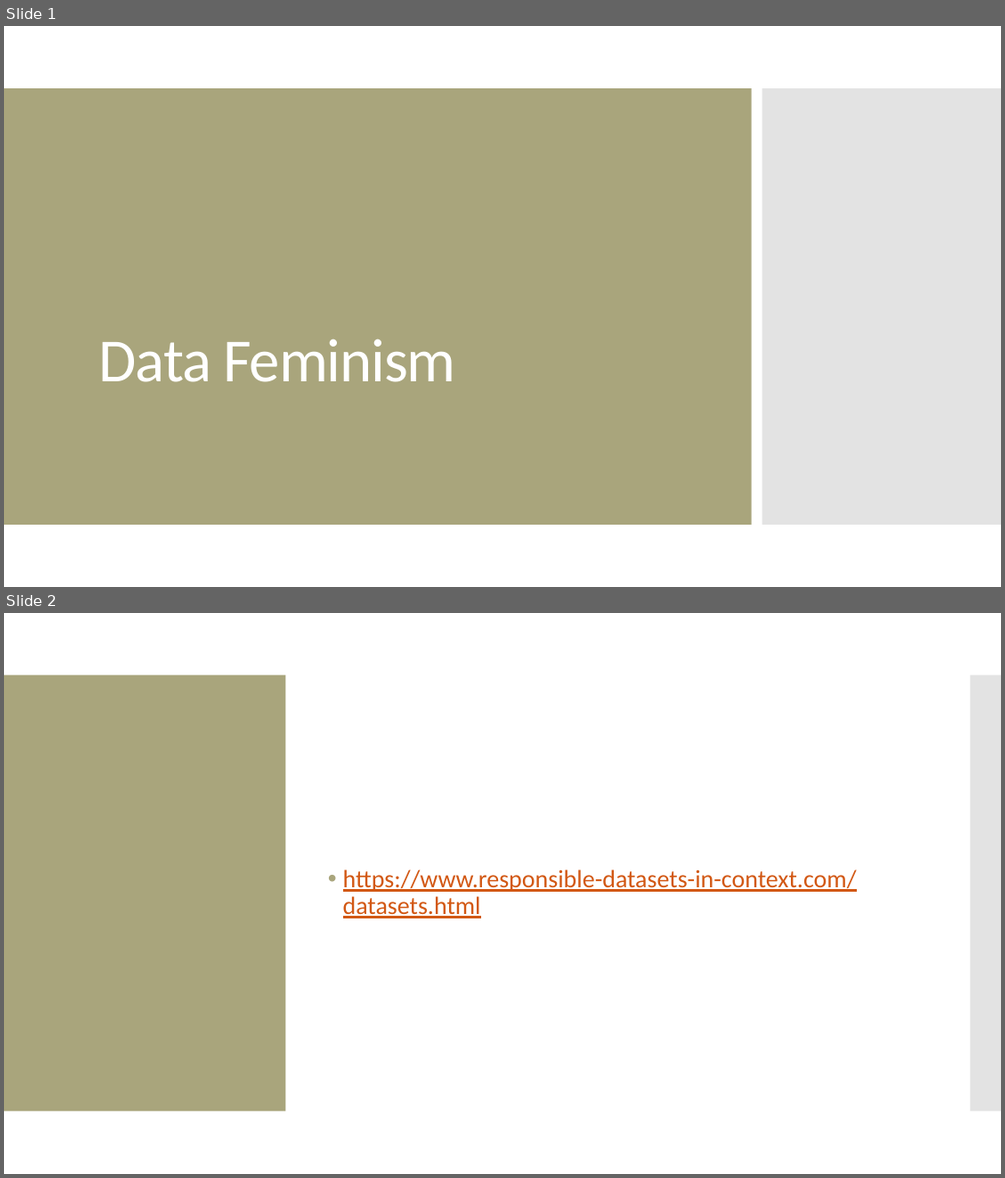
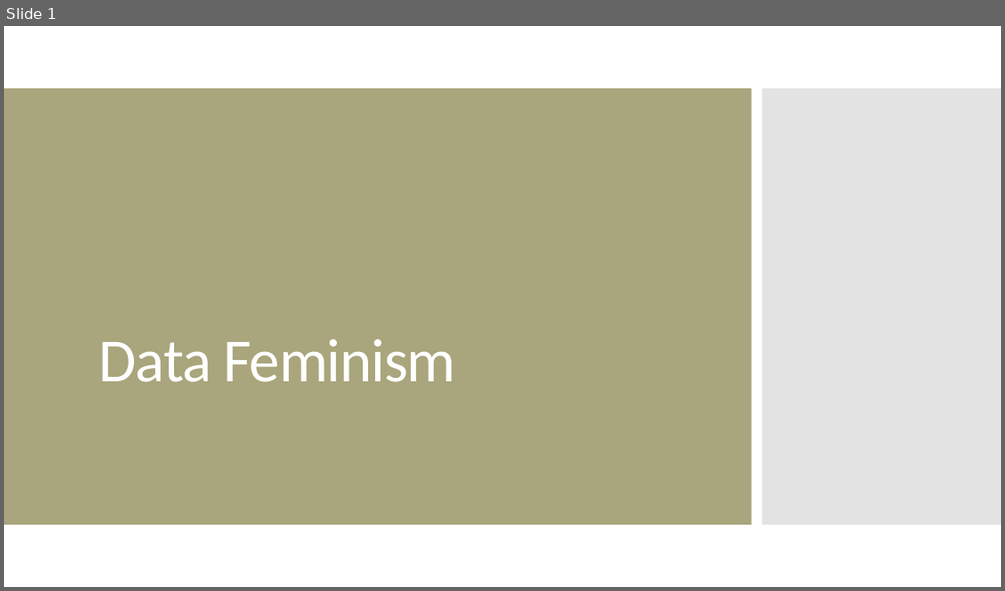
Before and after one commit to amosca01/SDS-CSC109, a slide deck: slides/02-data-feminism.pptx. Shown one above the other, each under a label of ours: slides 1 and 2 before the commit, slide 1 after it. The pictures are 1005x1178 and 1005x591 pixels, drawn with LibreOffice and Linux fonts; fonts in the diff are those of the drawing. Boxes give left, top, right and bottom in pixels: in the first picture for what was removed or moved away, otherwise in the second. Text is boxed around its words. In the diff, an @@ line names an element or a change of style, - is before the commit and + after.

```diff
--- a/slides/02-data-feminism.pptx
+++ b/slides/02-data-feminism.pptx
@@ slide 2 removed at bbox=[4, 613, 1001, 1174], background #FFFFFF @@
@@ rectangle removed at bbox=[4, 675, 286, 1111] @@
@@ rectangle removed at bbox=[971, 675, 1001, 1111] @@
@@ text removed at bbox=[343, 869, 857, 918] @@
-• https://www.responsible-datasets-in-context.com/datasets.html
```
Also in this commit, not shown: 21 slides added, 16 other files.
